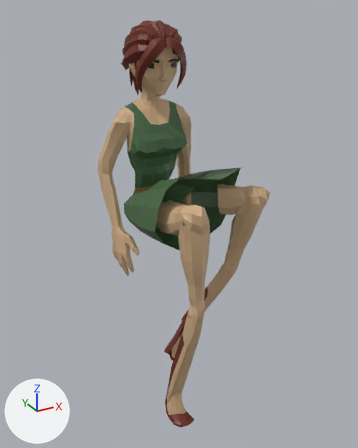
Two versions of the glTF model apps/web/public/avatars/office/Formal_W.glb, one commit apart.
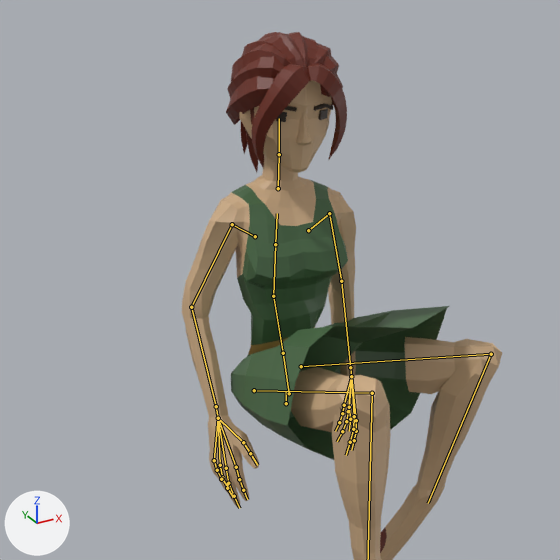
There are two pictures of each version: one whole from a camera (50 mm lens) standing at (-0.924, -1.99, 1.85) and looking at (0.064, -0.194, 0.952), one close up on the part from 0% to 84% of the width and 1% to 68% of the height. Lighting does not change. The marker at lower left points along +X, +Y and +Z. The last two pictures show the newer version. Both versions are drawn at frame 0 of the action 'Sit'; the numbers are the values there. The bones that change, and the others that lie on the model, are drawn over the model as lines in the close-ups.

Objects in the first close-up: 'Formad_Head', 'Formal_Body', 'Formal_Feet', 'Formal_Legs'.
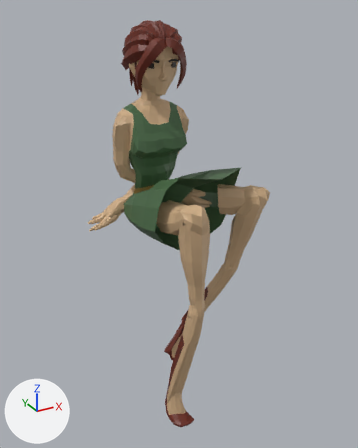
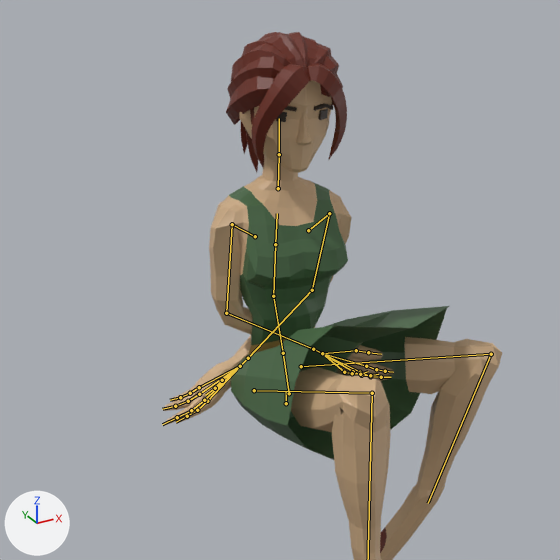
Where the change shows, as pixel boxes (x1, y1, x2, y2) in the close-ups (560 x 560 px):
'Formal_Body', posed (33% wider, 25% shorter): before (182, 175, 356, 507); after (163, 175, 394, 425)
bone 'UpperArm.L', root to tip: before (329, 213) to (341, 281); after (329, 213) to (312, 290)
bone 'LowerArm.L', root to tip: before (341, 281) to (350, 367); after (312, 290) to (248, 358)
bone 'UpperArm.R', root to tip: before (232, 224) to (191, 307); after (232, 224) to (226, 313)
bone 'LowerArm.R', root to tip: before (191, 307) to (216, 406); after (226, 313) to (313, 349)

The edits, one by one:
Bone 'UpperArm.L' (bone_upperarm_l) turns from (-69, 14, 0) to (-91, 14, 0) degrees about its own x, y and z.
Bone 'LowerArm.L' (bone_lowerarm_l) turns from (-13, -5, -12) to (-53, -5, -12) degrees about its own x, y and z.
Bone 'UpperArm.R' (bone_upperarm_r) turns from (-65, -2, -12) to (-87, -2, -12) degrees about its own x, y and z.
Bone 'LowerArm.R' (bone_lowerarm_r) turns from (-31, -13, 35) to (-71, -13, 35) degrees about its own x, y and z.
